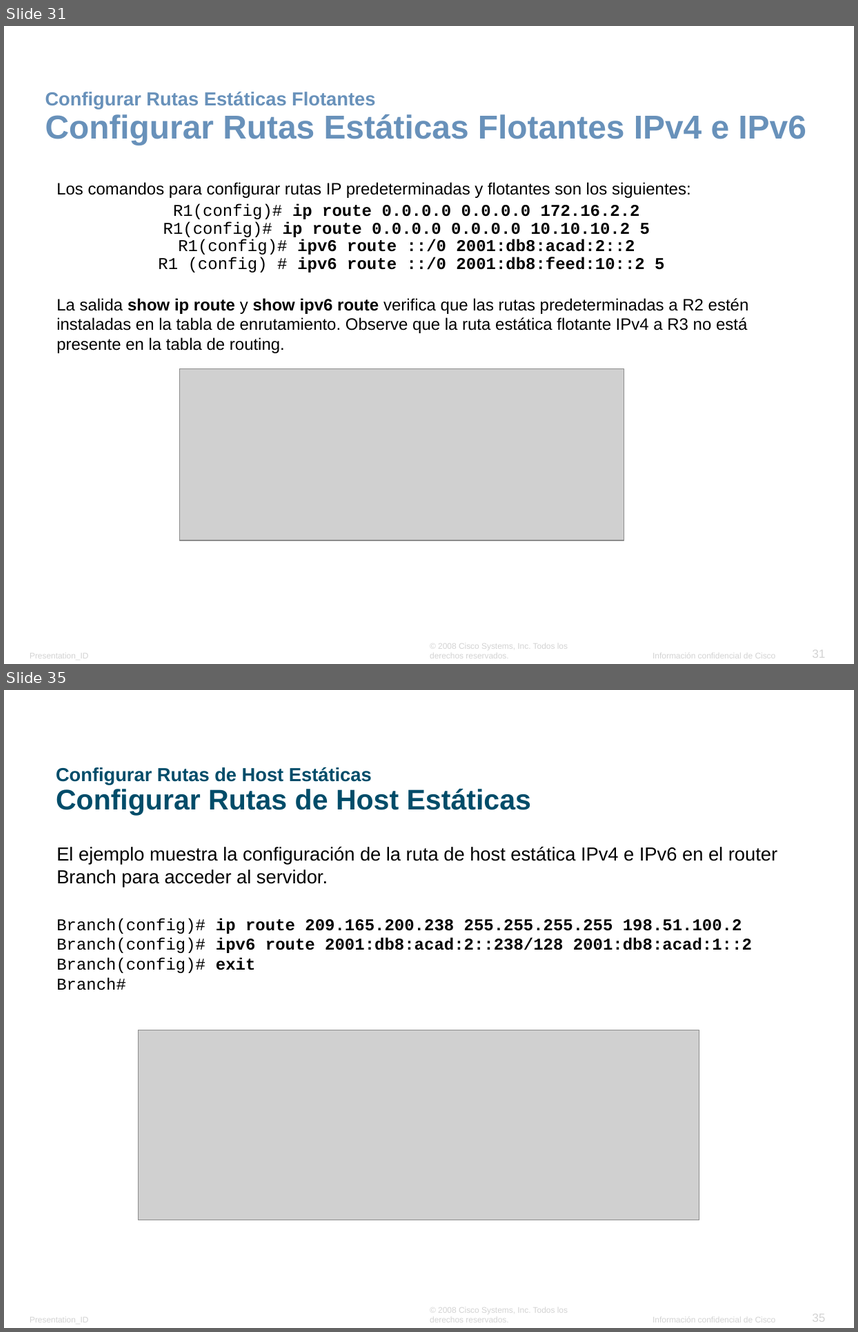
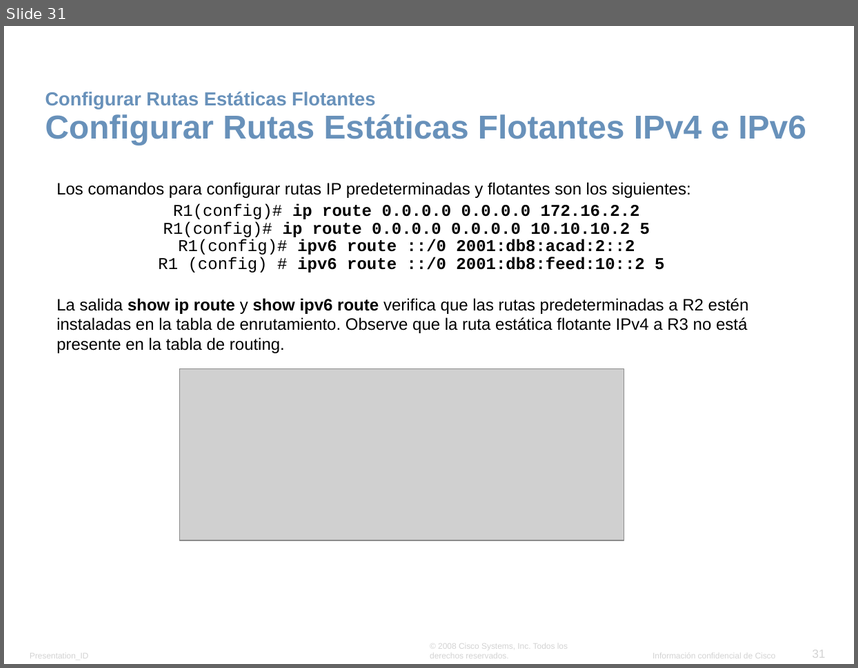
Before and after one commit to lizetheP/Seguridad, a slide deck: Calendario/Presentaciones/6_Ruteo_estatico.pptx. Shown one above the other, each under a label of ours: slides 31 and 35 before the commit, slide 31 after it; the slides between them are not shown. The pictures are 858x1332 and 858x668 pixels, drawn with LibreOffice and Linux fonts; fonts in the diff are those of the drawing; grey boxes stand for pictures; background and template pictures are left out. Boxes give left, top, right and bottom in pixels: in the first picture for what was removed or moved away, otherwise in the second. Text is boxed around its words. In the diff, an @@ line names an element or a change of style, - is before the commit and + after.

```diff
--- a/Calendario/Presentaciones/6_Ruteo_estatico.pptx
+++ b/Calendario/Presentaciones/6_Ruteo_estatico.pptx
@@ slide 35 removed at (4,690,854,1328), background #FFFFFF; not listed: 4 template elements that a slide beside it also shows @@
@@ title removed at (56,767,531,816) @@
-Configurar Rutas de Host Estáticas
-Configurar Rutas de Host Estáticas
@@ text removed at (56,847,777,990) @@
-El ejemplo muestra la configuración de la ruta de host estática IPv4 e IPv6 en el router Branch para acceder al servidor.
-Branch(config)# ip route 209.165.200.238 255.255.255.255 198.51.100.2
-Branch(config)# ipv6 route 2001:db8:acad:2::238/128 2001:db8:acad:1::2
-Branch(config)# exit
-Branch#
@@ picture removed at (139,1030,700,1220) @@
```
Also in this commit, not shown: 4 other slides removed, 12 other files.
